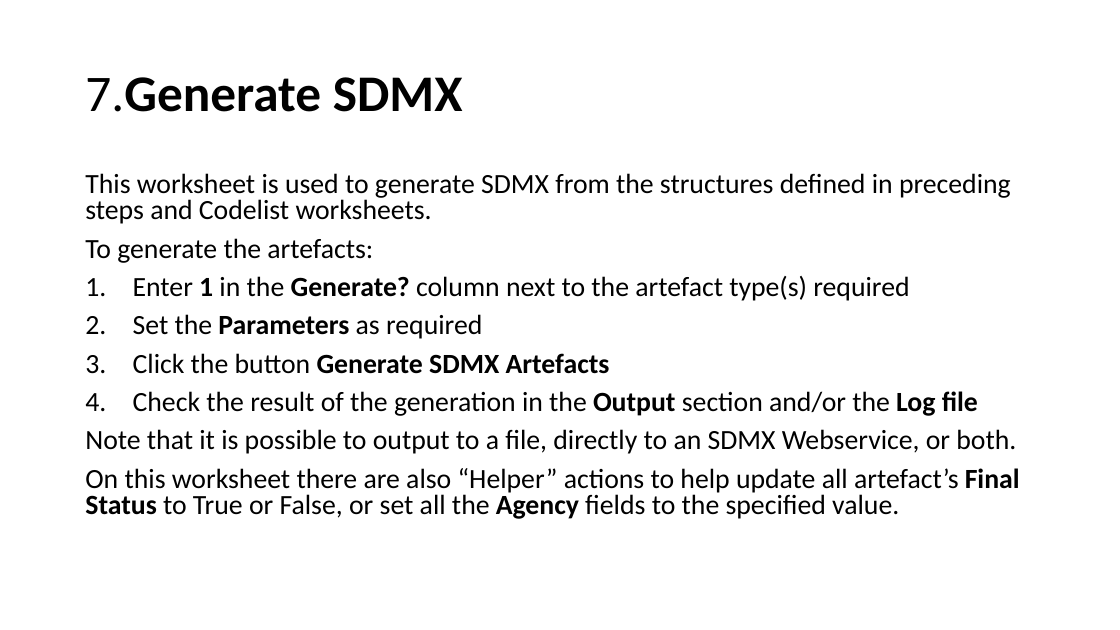
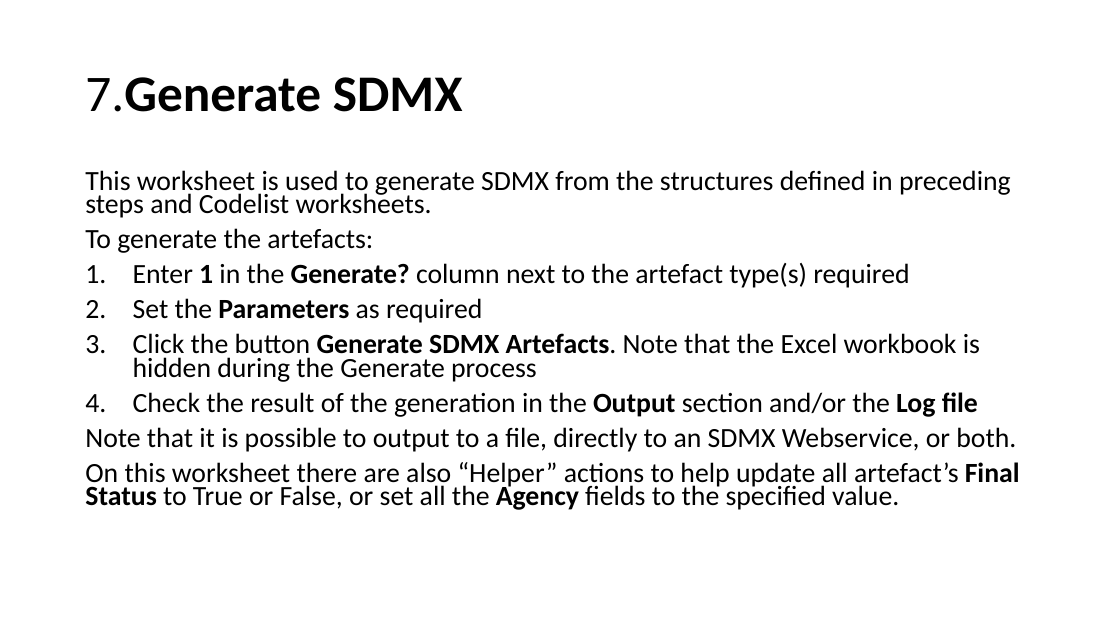
Before and after one commit to OECDSTD/sdmx-matrix-generator, a slide deck: slide 17 of SDMX Matrix Generator User Guide.pptx (slide 22 before the commit). Drawn at 1120x630 pixels with LibreOffice and Linux fonts; fonts in the diff are those of the drawing. Boxes give left, top, right and bottom in pixels: in the first picture for what was removed or moved away, otherwise in the second. Text is boxed around its words. In the diff, an @@ line names an element or a change of style, - is before the commit and + after.

```diff
--- a/SDMX Matrix Generator User Guide.pptx
+++ b/SDMX Matrix Generator User Guide.pptx
@@ text at (x1=85, y1=170, x2=1020, y2=510): line spacing 0.8 to 0.7 @@
@@ text at (x1=133, y1=333, x2=980, y2=382): text changed; bold off @@
-3. Click the button Generate SDMX Artefacts
+3. Click the button Generate SDMX Artefacts. Note that the Excel workbook is hidden during the Generate process
```
Also in this commit, not shown: 7 other slides changed, 2 slides added, 12 slides removed.
